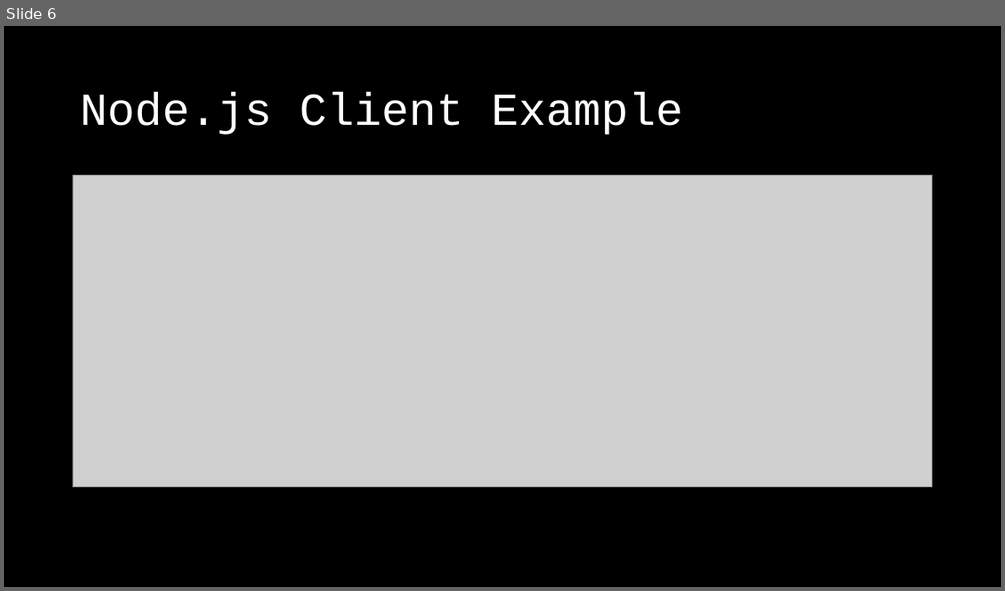
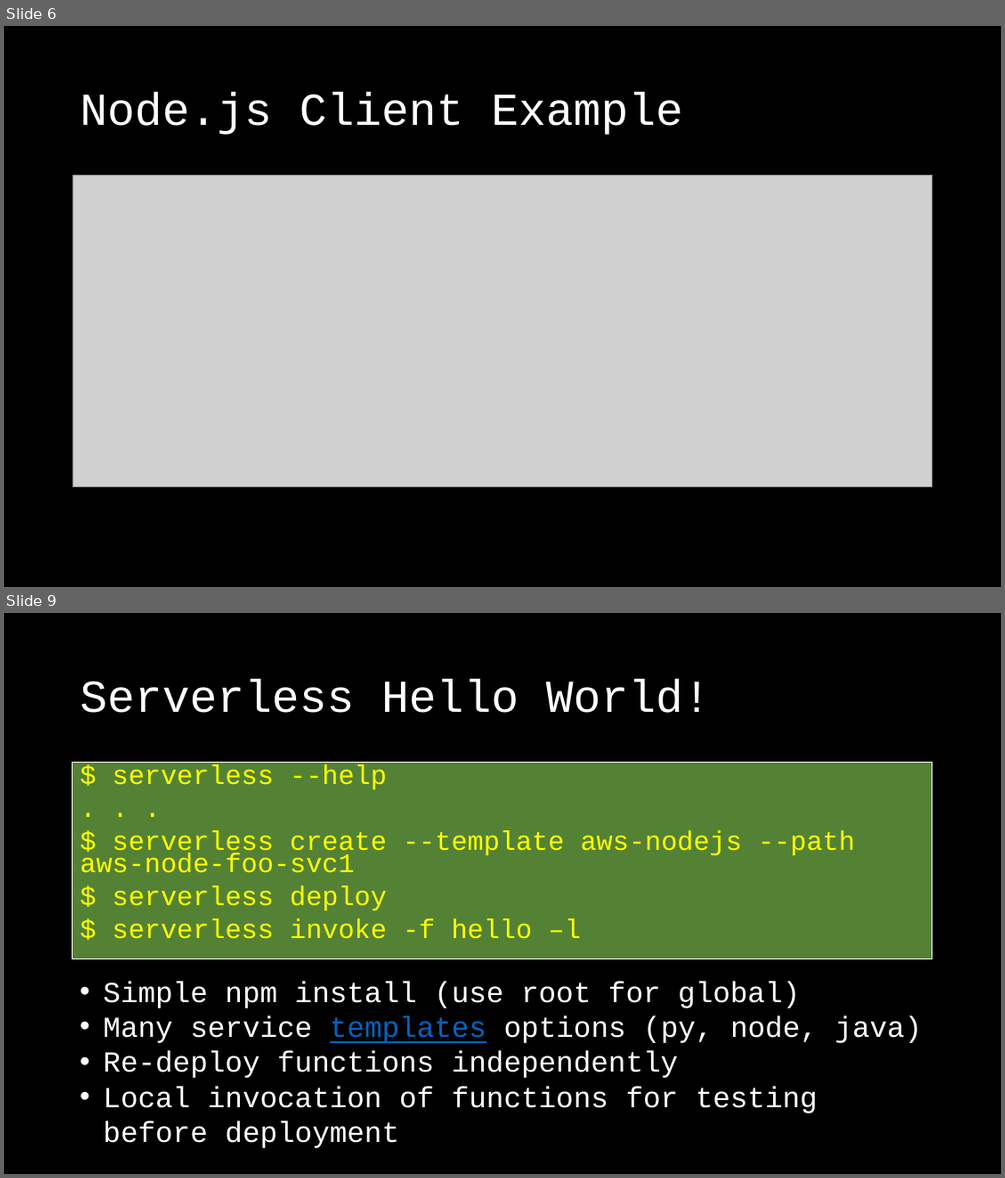
Before and after one commit to rsnestor/slac, a slide deck: doc/slac_slides.pptx. Shown one above the other, each under a label of ours: slide 6 before the commit, slides 6 and 9 after it; the slides between them are not shown. The pictures are 1005x591 and 1005x1178 pixels, drawn with LibreOffice and Linux fonts; fonts in the diff are those of the drawing; grey boxes stand for pictures. Boxes give left, top, right and bottom in pixels: in the first picture for what was removed or moved away, otherwise in the second. Text is boxed around its words. In the diff, an @@ line names an element or a change of style, - is before the commit and + after.

```diff
--- a/doc/slac_slides.pptx
+++ b/doc/slac_slides.pptx
@@ slide 9 added at [4, 613, 1001, 1174], background #000000 @@
@@ title added at [80, 678, 711, 713], 44 pt, text #FFFFFF @@
+Serverless Hello World!
@@ text added at [73, 763, 933, 958], fill #548235, outline #FFFFFF 0.75 pt, 25.9 pt, text #FFFF00 @@
+$ serverless --help
+. . .
+$ serverless create --template aws-nodejs --path aws-node-foo-svc1
+$ serverless deploy
+$ serverless invoke -f hello –l
@@ text added at [103, 981, 922, 1148], 28 pt, text #FFFFFF @@
+• Simple npm install (use root for global)
+• Many service templates options (py, node, java)
+• Re-deploy functions independently
+• Local invocation of functions for testing before deployment
```
Also in this commit, not shown: 1 slide changed, 2 other slides added.
